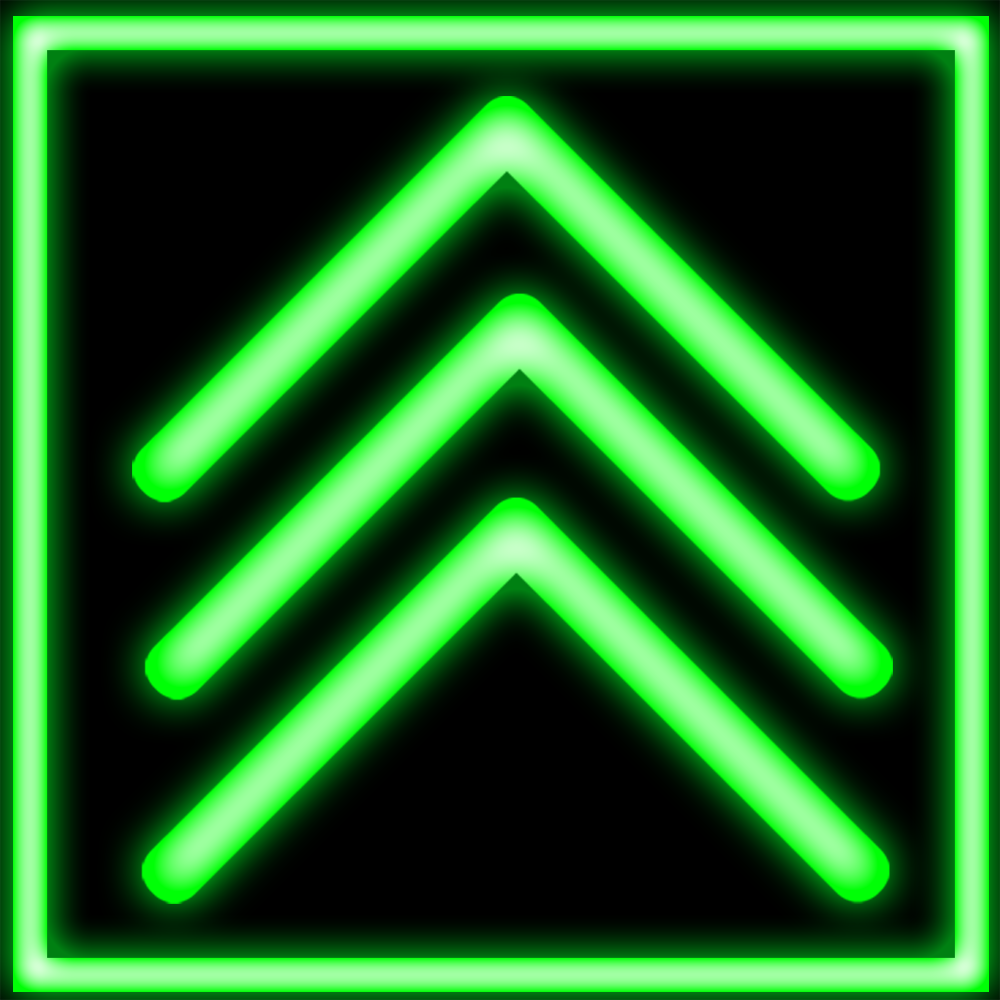
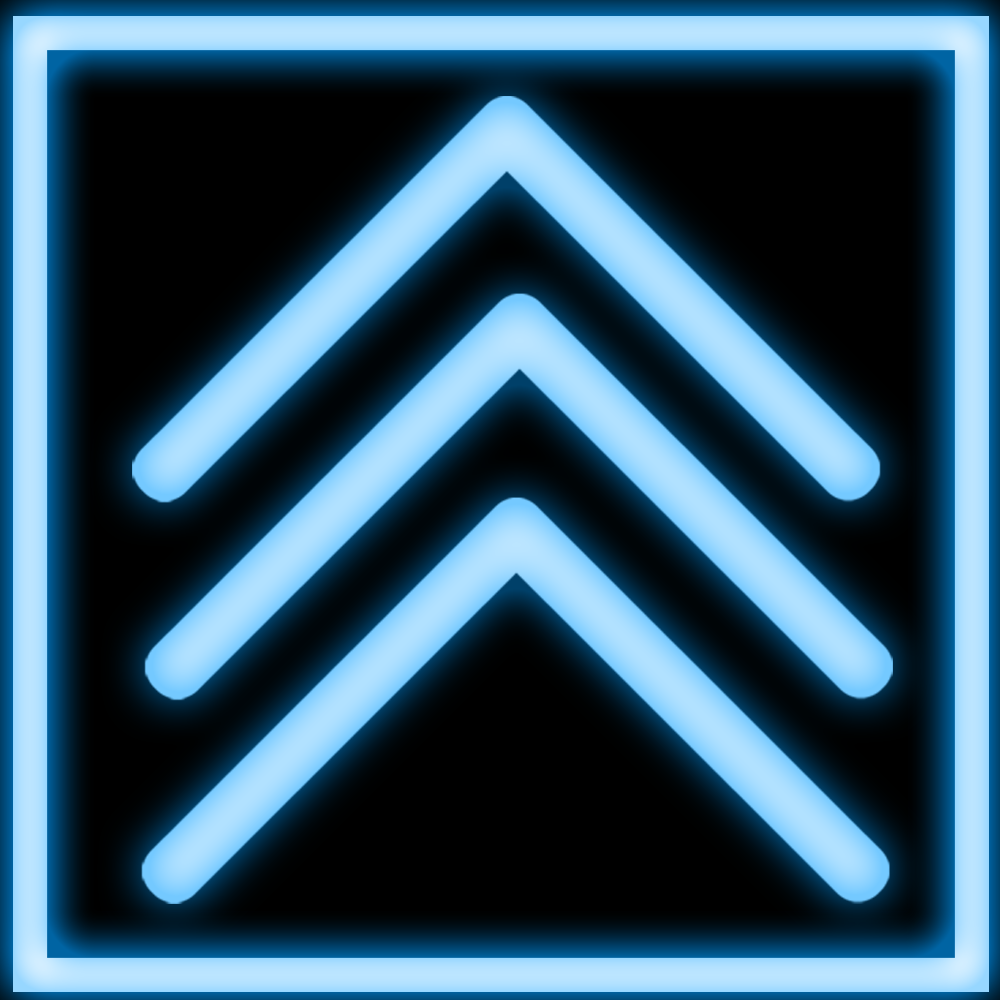
Before/after of a 1000px x 1000px layered artwork. What changed in the layer stack:
showed "tB" over [132, 96, 893, 904]
removed layer "pBG" over [13, 16, 989, 992]
showed "tBg" over [13, 16, 989, 992]
removed layer "Layer 12" over [0, 0, 1000, 1000]
renamed "pB" to "Layer 15", moved it below "tBg", painted on it over [0, 0, 1000, 1000]
